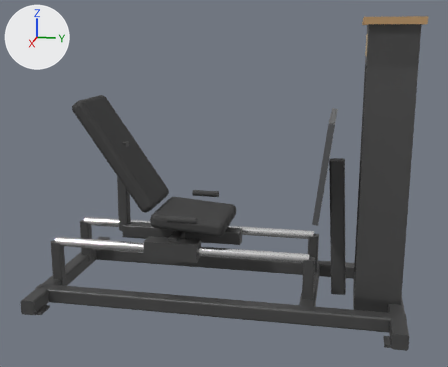
The glTF model catalogs/ludus/models/LD-B003/model.glb as it was, and as the next commit left it.
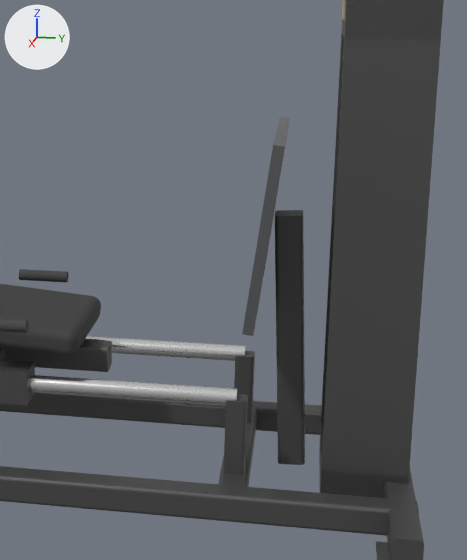
Old and new are each drawn whole from a camera (50 mm lens) standing at (3.34, 0.66, 1.47) and looking at (0.03, 0.0, 0.65) and again close up on the part from 41% to 97% of the width and 12% to 94% of the height. Every picture has the same lights, and +X, +Y and +Z are marked at upper left. The older version's two pictures come first. Where no turn or scale is listed for an object, it has been applied to the vertices.

In view in the first close-up: 'Mesh_0', 'Mesh_0.001', 'Mesh_0.002', 'Mesh_0.005', 'Mesh_3.003', 'carriage_beam', 'foot_plate', 'rail', 'rail.001', 'seat_pad', 'tower_head', 'tower_side.001' and 10 more.
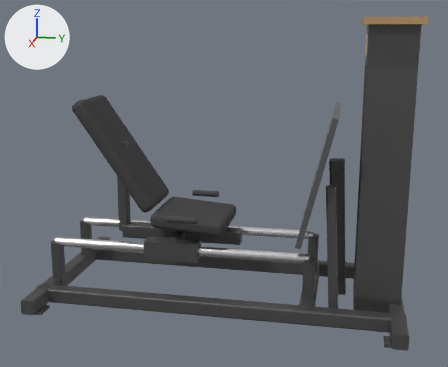
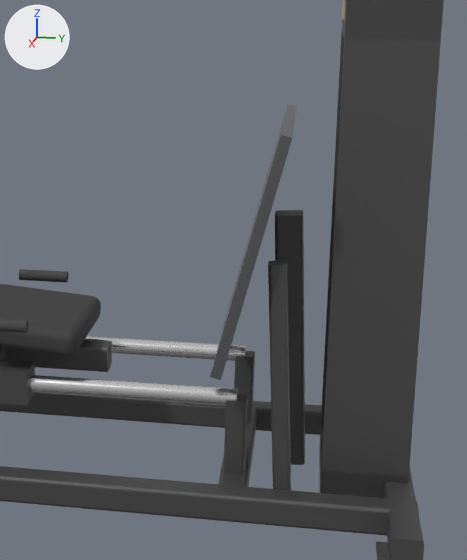
Location of each change, [x1, y1, x2, y2] in pixels of the close-ups (467 x 560 px):
'foot_plate', moved, turned, rescaled: before [242, 117, 290, 336]; after [210, 104, 297, 380]
'Mesh_9.001', added: after [268, 260, 291, 490]

Diff of the bpy script that builds the scene:
```diff
--- a/catalogs/ludus/models/LD-B003/model.glb.py
+++ b/catalogs/ludus/models/LD-B003/model.glb.py
@@ me_mesh_9_1 @@
+me_mesh_9_1.from_pydata(...)  # 56 vertices, 108 faces; spans x -0.025..0.025, y -0.025..0.025, z -0.5..0.5
+me_mesh_9_1.materials.append(mat_frame)  # dark grey #535353
@@ ob_foot_plate @@
 ob_foot_plate.parent = ob_platform
-ob_foot_plate.location = (0.0, 0.56, 0.78)
-ob_foot_plate.rotation_euler = (-0.12, 0.0, 0.0)  # degrees (-6.9, 0, 0)
-ob_foot_plate.scale = (0.62, 0.03, 0.52)
+ob_foot_plate.location = (0.0, 0.53, 0.74)
+ob_foot_plate.rotation_euler = (-0.24, 0.0, 0.0)  # degrees (-14, 0, 0)
+ob_foot_plate.scale = (0.72, 0.03, 0.68)
@@ ob_mesh_9_001 @@
+ob_mesh_9_001 = bpy.data.objects.new('Mesh_9.001', me_mesh_9_1)
+ob_mesh_9_001.parent = ob_platform
+ob_mesh_9_001.location = (0.28, 0.62, 0.38)
+ob_mesh_9_001.rotation_euler = (-0.0588, 0.0, 3.142)  # degrees (-3.4, 0, 180)
+ob_mesh_9_001.scale = (1.0, 1.0, 0.681)
```
